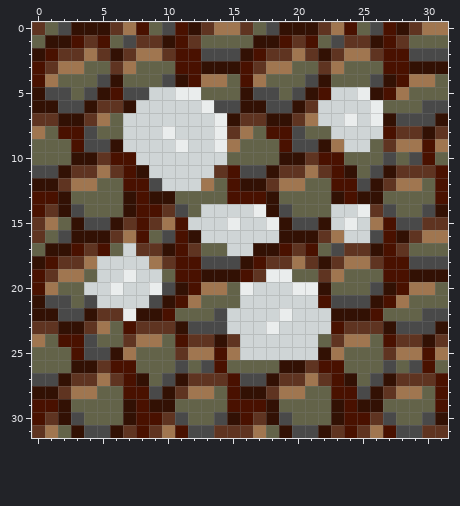
Two states of a pixel-art sprite, CorgiRescueProject/Assets/Art/Tiles/dirt32Silver.png. This is how it looked before the edit.
The file is 32x32 pixels.
Once edited:
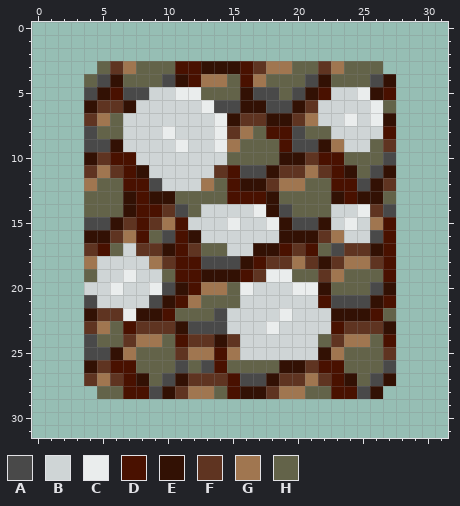
Palette (. is transparent): A #494949  B #cfd5d6  C #eaeded  D #491100  E #321104  F #5f3421  G #a07650  H #636349
Change:
@@ x 0..31 @@
- 0 FHAEEEFGDHADEFGGFHAEEEFGDHADEFGG
- 1 HEEDFDHAFFEDFHHHHEEDFDHAFFEDFHHH
- 2 EDFFGFEFGGFDDAAAEDFFGFEFGGFDDAAA
- 3 DFGGHHFGHHHDDEEEDFGGHHFGHHHDDEEE
- 4 DGHHHAEHHHAEDGGHDGHHHAEHHHAEDGGH
- 5 EAAHAEDAABBCCHHHEAAHAEDBBCEDGHHH
- 6 EEAAEFFEBBBBBCAAEEAAEFBBBBCHHHAA
- 7 FFEEFGHBBBBBBBCEFFEEFGBBCBCEAAAE
- 8 GHDDAHHBBBCBBBCFGHDDAHHBBBBDFFEF
- 9 HHHDAAEBBBBCBBCGHHHDAAEGBBHFGGDG
-10 HHHEEFDDBBBBBBBHHHHEEFDDHHHAHADH
-11 AAEFFGFDEBBBBBFDAAEFFGFDEHAEFFFD
-12 EEFGGHHDDABBBGHDEEFGGHHDDAEFGGHD
-13 DDEHHHHEDEEHHHHDDDEHHHHEDEEHHHHD
-14 DFEAHHHEDDFAHBBBBCEAHHHBBCFAHHAE
-15 FGHEAAEFDFGDBBBCBBCEAAEBCBGDAAFF
-16 FHAEEEFGDHADEBBBBBBEEEFGBBADEFGG
-17 HEEDFDHBFFEDFHHBBEEDFDHAFFEDFHHH
-18 EDFFGBBBBGFDDAAAEDFFGFEFGGFDDAAA
-19 DFGGHBBCBBHDDEEEDFCCHHFGHHHDDEEE
-20 DGHHBBCBBCAEDGGHCBBBCCEHHHAEDGGH
-21 EAAHABBBBAEDGHHHBBBBBBDAAAEDGHHH
-22 EEAAEFFCEEDHHHABBBBCBBBEEEDHHHAA
-23 FFEEFGHDFFFEAAABBBCBBBBDFFFEAAAE
-24 GHDDAHHFGGHDFFEFBBBBBBHFGGHDFFEF
-25 HHHDAAEGHHHFGGDGBBBBBBEGHHHFGGDG
-26 HHHEEFDDHHHAHADHHHHEEFDDHHHAHADH
-27 AAEFFGFDEHAEFFFDAAEFFGFDEHAEFFFD
-28 EEFGGHHDDAEFGGHDEEFGGHHDDAEFGGHD
-29 DDEHHHHEDEEHHHHDDDEHHHHEDEEHHHHD
-30 DFEAHHHEDDFAHHAEDFEAHHHEDDFAHHAE
-31 FGHEAAEFDFGDAAFFFGHEAAEFDFGDAAFF
+ 0 ................................
+ 1 ................................
+ 2 ................................
+ 3 .....HFGHHHDDEEEDFGGHHFGHHH.....
+ 4 ....HAEHHHAEDGGHDGHHHAEHHHAE....
+ 5 ....AEDAABBCCHHHEAAHAEDBBCED....
+ 6 ....EFFEBBBBBCAAEEAAEFBBBBCH....
+ 7 ....FGHBBBBBBBCEFFEEFGBBCBCE....
+ 8 ....AHHBBBCBBBCFGHDDAHHBBBBD....
+ 9 ....AAEBBBBCBBCGHHHDAAEGBBHF....
+10 ....EFDDBBBBBBBHHHHEEFDDHHHA....
+11 ....FGFDEBBBBBFDAAEFFGFDEHAE....
+12 ....GHHDDABBBGHDEEFGGHHDDAEF....
+13 ....HHHEDEEHHHHDDDEHHHHEDEEH....
+14 ....HHHEDDFAHBBBBCEAHHHBBCFA....
+15 ....AAEFDFGDBBBCBBCEAAEBCBGD....
+16 ....EEFGDHADEBBBBBBEEEFGBBAD....
+17 ....FDHBFFEDFHHBBEEDFDHAFFED....
+18 ....GBBBBGFDDAAAEDFFGFEFGGFD....
+19 ....HBBCBBHDDEEEDFCCHHFGHHHD....
+20 ....BBCBBCAEDGGHCBBBCCEHHHAE....
+21 ....ABBBBAEDGHHHBBBBBBDAAAED....
+22 ....EFFCEEDHHHABBBBCBBBEEEDH....
+23 ....FGHDFFFEAAABBBCBBBBDFFFE....
+24 ....AHHFGGHDFFEFBBBBBBHFGGHD....
+25 ....AAEGHHHFGGDGBBBBBBEGHHHF....
+26 ....EFDDHHHAHADHHHHEEFDDHHHA....
+27 ....FGFDEHAEFFFDAAEFFGFDEHAE....
+28 .....HHDDAEFGGHDEEFGGHHDDAE.....
+29 ................................
+30 ................................
+31 ................................
Boxes around the changes in both pictures, in picture pixels (x1, y1, x2, y2):
erased: (32, 22, 448, 438)
